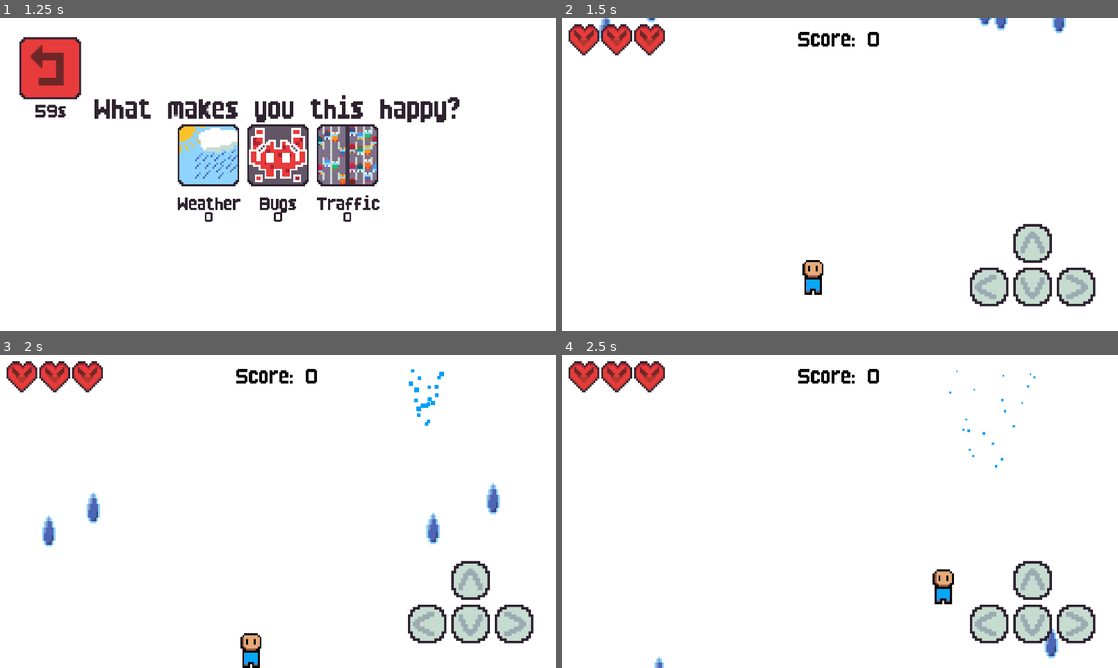
Above: before the commit, frames 1-4 (two rows, left to right).
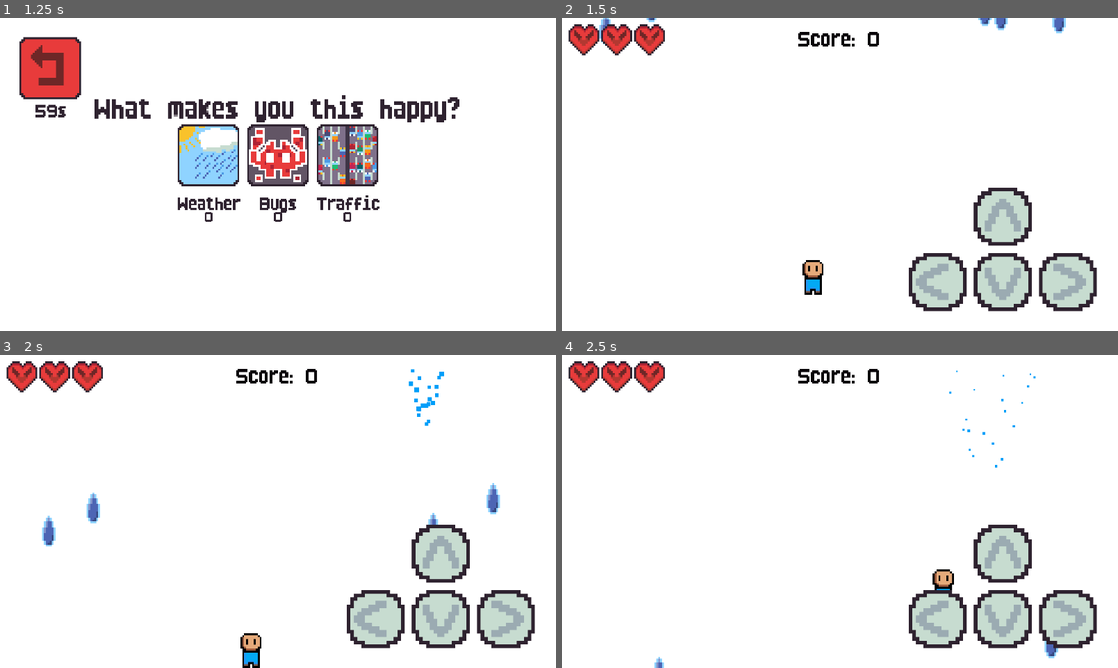
Above: after the commit, the same moments.

Repository: TagerTi/mood-games
Game: Godot game, scene res://Scenes/game.tscn
The game is run twice, just before and just after one commit, with the same random seed, the same clock (stepped at 60 frames per second) and the same inputs.
Inputs (mouse positions are in pixels of both pictures, inside the frame that each line leads up to):
- Up to frame 1 (1.25 s): click (139, 174) at 0.5 s
- Up to frame 2 (1.5 s): click (773, 155) at 1.25 s
- Up to frame 3 (2 s): no input
- Up to frame 4 (2.5 s): move the mouse to (962, 495) at 2.02 s; hold D (move_right) from 2.03 s (still down); hold Q (p) from 2.03 s (still down); tap W (move_up) at 2.27 s; tap E (s) at 2.3 s

Frame 1 is identical in both runs. In frame 2, 6.8% of the frame differs, in the area x 62-97%, y 54-94%; in frame 3, 6.8%; in frame 4, 6.8%.

Commit message:
make The Buttons Bigger

Diff:
--- a/PlayerData/ui.tscn
+++ b/PlayerData/ui.tscn
@@ -27,8 +27,8 @@
 texture_progress = ExtResource("2_ujfn7")
 
 [node name="Arrows" type="Node2D" parent="."]
-position = Vector2(1462.5, 775.5)
-scale = Vector2(7.5, 7.5)
+position = Vector2(1370, 730.00006)
+scale = Vector2(11.25, 11.25)
 
 [node name="Down" type="TextureButton" parent="Arrows"]
 offset_left = -8.0
Not shown, changed: website/index.pck
